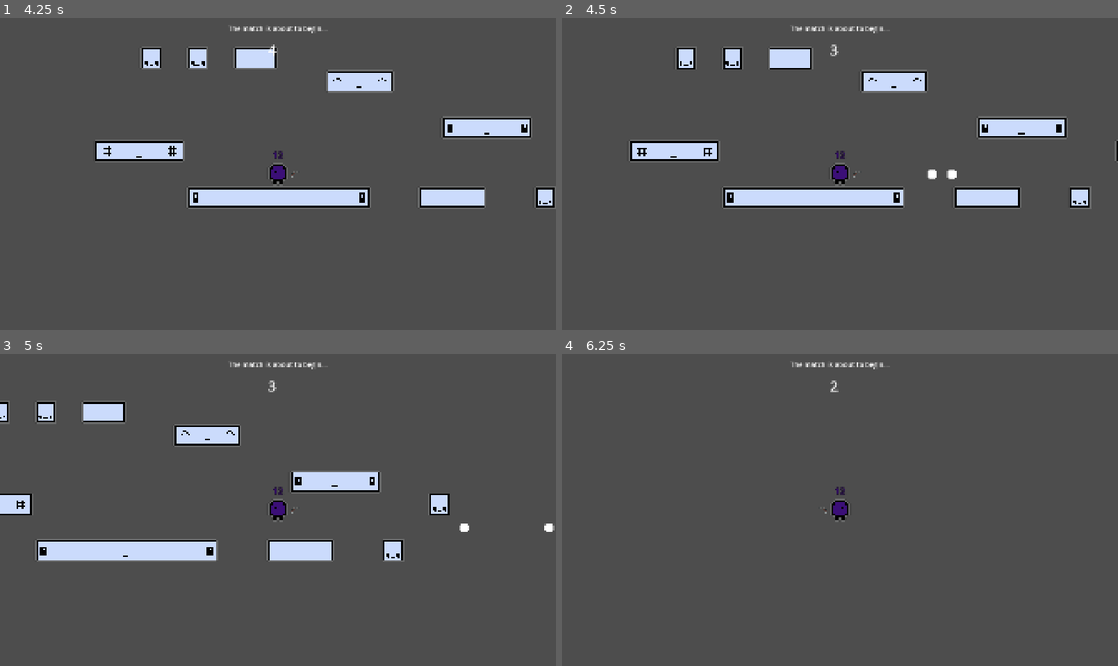
Above: before the commit, frames 1-4 (two rows, left to right).
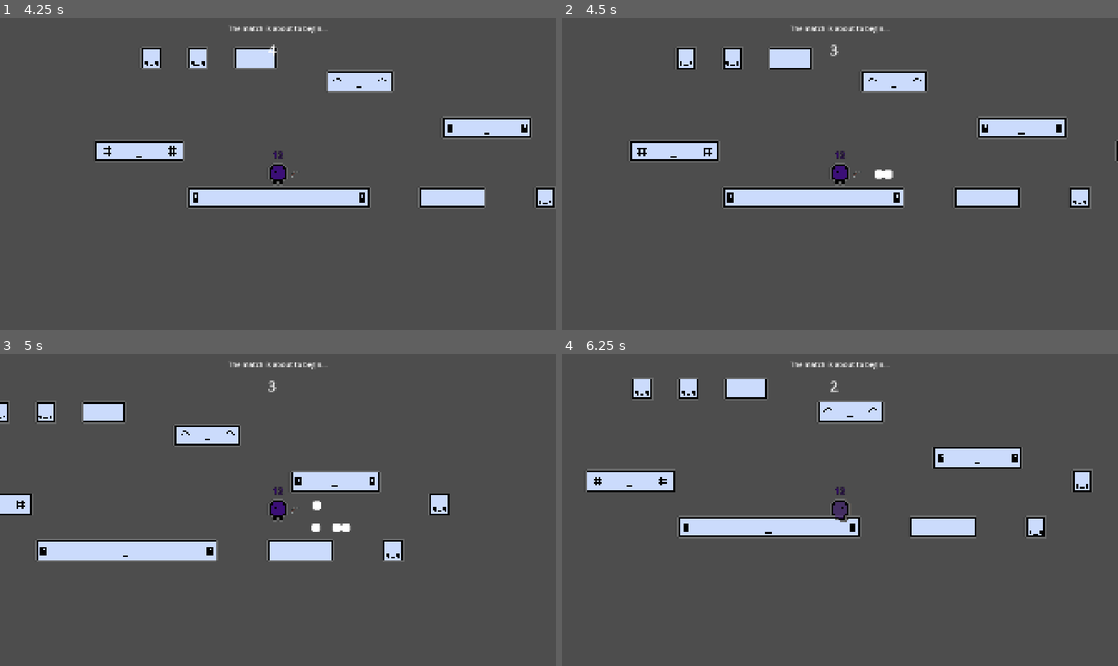
Above: after the commit, the same moments.

Repository: Mrneptune11/Unlimited-Games-Jam
Game: Godot game, scene res://Main/Lobby/Lobby.tscn
Same seed, same stepped clock (60 frames per second), same inputs: the game is played once before the commit and once after it.
Inputs (mouse positions are in pixels of both pictures, inside the frame that each line leads up to):
- Up to frame 1 (4.25 s): click (289, 177) at 0.52 s; type "12" at 0.6 s; click "Host" at 1.25 s; click (278, 174) at 2.02 s; type "12" at 2.1 s; click "Start Game" at 2.75 s; click "Submit" at 3.5 s
- Up to frame 2 (4.5 s): tap Enter at 4.25 s; hold D (move_right) from 4.28 s (still down); hold O (action) from 4.28 s (still down)
- Up to frame 3 (5 s): keep holding D (move_right); keep holding O (action); tap Space (move_up) at 4.52 s
- Up to frame 4 (6.25 s): release O (action) at 5.03 s; tap O (action) at 5.1 s; tap Space (move_up) at 5.27 s; release D (move_right) at 5.78 s; hold A (move_left) from 5.78 s (still down); hold O (action) from 5.78 s (still down)

Frame 1 is identical in both runs. In frame 2, 0.2% of the frame differs, in the area x 56-71%, y 48-52%; in frame 3, 0.3%; in frame 4, 8.5%, in the area x 4-96%, y 7-60%.

Commit message:
attempting to fix a bug and clean code

Diff:
--- a/Main/Lobby/Lobby.tscn
+++ b/Main/Lobby/Lobby.tscn
@@ -2,7 +2,14 @@
 
 [ext_resource type="Script" uid="uid://3mtp3mvg1058" path="res://Main/Lobby/lobby.gd" id="1_0duqs"]
 [ext_resource type="Script" uid="uid://b3bltlekjmkx8" path="res://Main/Lobby/ui.gd" id="2_0duqs"]
-[ext_resource type="Script" uid="uid://duv6tnyoy0mcv" path="res://Main/Lobby/projectiles.gd" id="2_owp0v"]
+
+[sub_resource type="GDScript" id="GDScript_0duqs"]
+script/source = "extends Node2D
+
+const BULLET_SCN:PackedScene = preload(\"res://Objects/Weapons/Gun/Bullet.tscn\")
+
+const BULLET_SPEED:float = 200
+"
 
 [sub_resource type="SceneReplicationConfig" id="SceneReplicationConfig_0duqs"]
 properties/0/path = NodePath(".:text")
@@ -22,7 +29,7 @@
 [node name="Effects" type="Node2D" parent="." unique_id=174491174]
 
 [node name="Projectiles" type="Node2D" parent="." unique_id=1653782465]
-script = ExtResource("2_owp0v")
+script = SubResource("GDScript_0duqs")
 
 [node name="PlayerSpawner" type="MultiplayerSpawner" parent="." unique_id=892560041]
 _spawnable_scenes = PackedStringArray("uid://byro3ciqr2064")
@@ -33,10 +40,6 @@
 _spawnable_scenes = PackedStringArray("uid://dwwa4u4id4t2m")
 spawn_path = NodePath("../Level")
 spawn_limit = 1
-
-[node name="ProjectileSpawner" type="MultiplayerSpawner" parent="." unique_id=1275486068]
-_spawnable_scenes = PackedStringArray("uid://cp4b2pq44hqp0")
-spawn_path = NodePath("../Projectiles")
 
 [node name="UI" type="CanvasLayer" parent="." unique_id=1150281040]
 script = ExtResource("2_0duqs")
--- a/Main/Lobby/projectiles.gd
+++ /dev/null
@@ -1,21 +0,0 @@
-extends Node2D
-
-const BULLET_SCN:PackedScene = preload("res://Objects/Weapons/Gun/Bullet.tscn")
-
-const BULLET_SPEED:float = 7
-
-@rpc("any_peer", "call_local", "reliable")
-func spawn_projectile(my_owner:int)->void:
-	var bullet:Projectile = BULLET_SCN.instantiate()
-
-	var player:Player = get_tree().current_scene.get_player(my_owner)
-
-
-	var dir:Vector2 = Vector2(player.direction,0)
-	bullet.set_up(dir * BULLET_SPEED, 5)
-	bullet.global_position = player.get_node("Socket").global_position
-
-	add_child(bullet)
-
-	if is_multiplayer_authority():
-		bullet.hit_player.connect(player.get_node("Socket").get_node("Weapon").validate_target)
--- a/Objects/Weapons/Gun/Bullet.tscn
+++ b/Objects/Weapons/Gun/Bullet.tscn
@@ -6,11 +6,6 @@
 
 [sub_resource type="CircleShape2D" id="CircleShape2D_aaf82"]
 radius = 3.5
-
-[sub_resource type="SceneReplicationConfig" id="SceneReplicationConfig_aaf82"]
-properties/0/path = NodePath(".:position")
-properties/0/spawn = true
-properties/0/replication_mode = 1
 
 [node name="Projectile" unique_id=1121484163 instance=ExtResource("1_g3unq")]
 script = ExtResource("2_aaf82")
@@ -21,6 +16,3 @@
 
 [node name="CollisionShape2D" parent="." index="1" unique_id=1814601285]
 shape = SubResource("CircleShape2D_aaf82")
-
-[node name="MultiplayerSynchronizer" type="MultiplayerSynchronizer" parent="." index="2" unique_id=683208199]
-replication_config = SubResource("SceneReplicationConfig_aaf82")
--- a/Objects/Weapons/Gun/gun.gd
+++ b/Objects/Weapons/Gun/gun.gd
@@ -2,16 +2,22 @@
 
 const BULLET_SCN:PackedScene = preload("res://Objects/Weapons/Gun/Bullet.tscn")
 
-const BULLET_SPEED:float = 7
+const BULLET_SPEED:float = 200
 
 func _attack()->void:
-	#var bullet:Projectile = BULLET_SCN.instantiate()
-	#
-	#var dir:Vector2 = Vector2(lobby.get_player(my_owner).direction,0)
-	#bullet.set_up(dir * BULLET_SPEED, 5)
-	#bullet.global_position = self.global_position
-	#
-	#lobby.get_node("Projectiles").add_child(bullet)
-	#bullet.hit_player.connect(validate_target)
+	spawn_projectile.rpc(my_owner)
 
-	lobby.get_node("Projectiles").spawn_projectile.rpc(my_owner)
+@rpc("any_peer", "call_local", "reliable")
+func spawn_projectile(my_subject:int)->void:
+	var bullet:Projectile = BULLET_SCN.instantiate()
+
+	var player:Player = get_tree().current_scene.get_player(my_subject)
+
+	var dir:Vector2 = Vector2(player.direction,0)
+	bullet.set_up(dir * BULLET_SPEED, 5)
+	bullet.global_position = self.global_position
+
+	lobby.get_node("Projectiles").add_child(bullet)
+
+	if is_multiplayer_authority():
+		bullet.hit_player.connect(player.get_node("Socket").get_node("Weapon").validate_target)
--- a/Objects/Weapons/Projectile/projectile.gd
+++ b/Objects/Weapons/Projectile/projectile.gd
@@ -3,6 +3,7 @@
 var velocity:Vector2
 var life_time:float = 0
 var time_alive:float = 0
+var destroying:bool = false
 
 signal hit_player(player:int)
 
@@ -24,16 +25,23 @@
 
 	destroy.rpc()
 
-func _physics_process(_delta: float) -> void:
-	position += velocity
+func _physics_process(delta: float) -> void:
+	position += velocity * delta
 
-func _process(delta: float) -> void:
 	if !is_multiplayer_authority(): return
 	time_alive += delta
 
 	if time_alive >= life_time:
-		destroy.rpc()
+		try_destroy()
+
+func try_destroy()->void:
+	if destroying:
+		return
+
+	destroying = true
+	destroy.rpc()
 
 @rpc("call_local","reliable")
 func destroy()->void:
-	self.queue_free.call_deferred()
+	await get_tree().process_frame
+	self.queue_free()
Not shown, removed: Main/Lobby/projectiles.gd.uid
